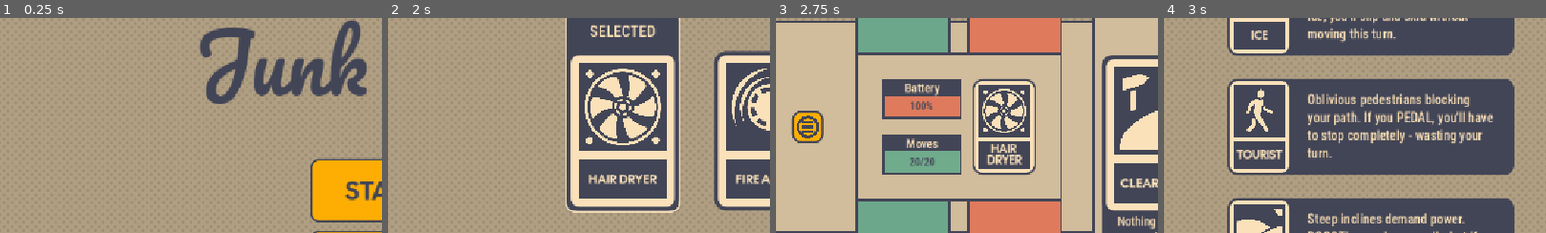
Above: before the commit, frames 1-4 (left to right).
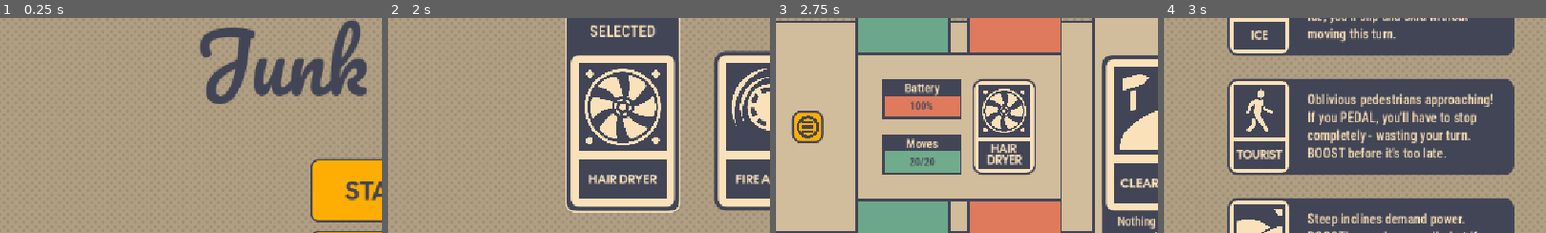
Above: after the commit, the same moments.

Repository: vmakoed/junk-cycle
Game: Godot game, scene res://scenes/main.tscn
Two runs of this game, one before a commit and one after it. Both use one fixed random seed, a clock stepped at 60 frames per second and the inputs below.
Inputs (mouse positions are % of the whole screen's width and height, from its top left):
- Up to frame 1 (0.25 s): no input
- Up to frame 2 (2 s): click "START" at 0.5 s; click (31, 46) at 1.25 s
- Up to frame 3 (2.75 s): click "Confirm" at 2 s
- Up to frame 4 (3 s): click (96, 50) at 2.75 s
The pictures show only the part of the screen within x 0-50%, y 25-75%; the shares and areas given below are measured in that part.

Frames 1-3 are identical in both runs. In frame 4, 4.6% of the frame differs, in the area x 37-87%, y 35-65%.

Commit message:
Minor tweaks

Diff:
--- a/scenes/tutorial_screen.tscn
+++ b/scenes/tutorial_screen.tscn
@@ -129,11 +129,10 @@
 
 [node name="HBoxContainer" type="HBoxContainer" parent="MarginContainer/PanelContainer/MarginContainer/Pages/Page2"]
 layout_mode = 1
-anchors_preset = 15
-anchor_right = 1.0
-anchor_bottom = 1.0
-grow_horizontal = 2
-grow_vertical = 2
+anchors_preset = 10
+anchor_right = 1.0
+offset_bottom = 276.0
+grow_horizontal = 2
 theme_override_constants/separation = 12
 
 [node name="Label" type="Label" parent="MarginContainer/PanelContainer/MarginContainer/Pages/Page2/HBoxContainer"]
@@ -363,11 +362,10 @@
 
 [node name="HBoxContainer" type="HBoxContainer" parent="MarginContainer/PanelContainer/MarginContainer/Pages/Page3"]
 layout_mode = 1
-anchors_preset = 15
-anchor_right = 1.0
-anchor_bottom = 1.0
-grow_horizontal = 2
-grow_vertical = 2
+anchors_preset = 10
+anchor_right = 1.0
+offset_bottom = 340.0
+grow_horizontal = 2
 theme_override_constants/separation = 12
 
 [node name="Label" type="Label" parent="MarginContainer/PanelContainer/MarginContainer/Pages/Page3/HBoxContainer"]
@@ -383,7 +381,7 @@
 [node name="CurrentTurnPanel" type="PanelContainer" parent="MarginContainer/PanelContainer/MarginContainer/Pages/Page3/HBoxContainer"]
 layout_mode = 2
 size_flags_horizontal = 6
-size_flags_vertical = 4
+size_flags_vertical = 0
 theme_type_variation = &"CurrentTurnPanel"
 
 [node name="VBoxContainer" type="VBoxContainer" parent="MarginContainer/PanelContainer/MarginContainer/Pages/Page3/HBoxContainer/CurrentTurnPanel"]
@@ -427,11 +425,10 @@
 
 [node name="HBoxContainer" type="HBoxContainer" parent="MarginContainer/PanelContainer/MarginContainer/Pages/Page4"]
 layout_mode = 1
-anchors_preset = 15
-anchor_right = 1.0
-anchor_bottom = 1.0
-grow_horizontal = 2
-grow_vertical = 2
+anchors_preset = 10
+anchor_right = 1.0
+offset_bottom = 340.0
+grow_horizontal = 2
 theme_override_constants/separation = 12
 
 [node name="Label" type="Label" parent="MarginContainer/PanelContainer/MarginContainer/Pages/Page4/HBoxContainer"]
@@ -449,7 +446,7 @@
 [node name="CurrentTurnPanel" type="PanelContainer" parent="MarginContainer/PanelContainer/MarginContainer/Pages/Page4/HBoxContainer"]
 layout_mode = 2
 size_flags_horizontal = 6
-size_flags_vertical = 4
+size_flags_vertical = 0
 theme_type_variation = &"CurrentTurnPanel"
 
 [node name="VBoxContainer" type="VBoxContainer" parent="MarginContainer/PanelContainer/MarginContainer/Pages/Page4/HBoxContainer/CurrentTurnPanel"]
--- a/scripts/card_info_screen.gd
+++ b/scripts/card_info_screen.gd
@@ -30,7 +30,7 @@
 	Turn.CLEAR: "Nothing blocking your path - just you, your battery, and the distance ahead.",
 	Turn.ICE: "Ice patches force you to slow down. If you try to BOOST through ice, you'll slip and skid without moving this turn.",
 	Turn.HILL: "Steep inclines demand power. BOOSTing works normally, but if you try to PEDAL, you'll barely crawl forward.",
-	Turn.TOURIST: "Oblivious pedestrians blocking your path. If you PEDAL, you'll have to stop completely - wasting your turn."
+	Turn.TOURIST: "Oblivious pedestrians approaching! If you PEDAL, you'll have to stop completely - wasting your turn. BOOST before it's too late."
 }
 
 const ITEM_TITLES: Dictionary[Item, String] = {
--- a/scripts/main.gd
+++ b/scripts/main.gd
@@ -34,7 +34,7 @@
 	Turn.CLEAR: "Nothing blocking your path. BOOST and PEDAL at normal distance.",
 	Turn.ICE: "Ice patches force you to slow down. BOOST = 0 distance (slip).",
 	Turn.HILL: "Steep inclines demand power. PEDAL = half distance.",
-	Turn.TOURIST: "Pedestrian blocking you! If you PEDAL, you'll have to fully stop (0 distance)."
+	Turn.TOURIST: "Pedestrian approaching! If you PEDAL, you'll have to fully stop (0 distance)."
 }
 
 const TURN_IMAGES: Dictionary[Turn, String] = {
